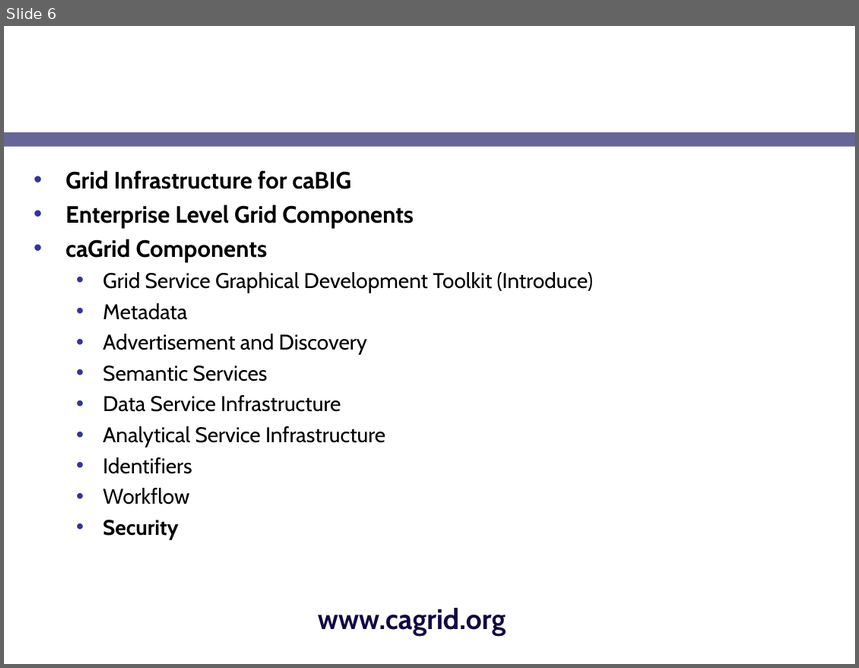
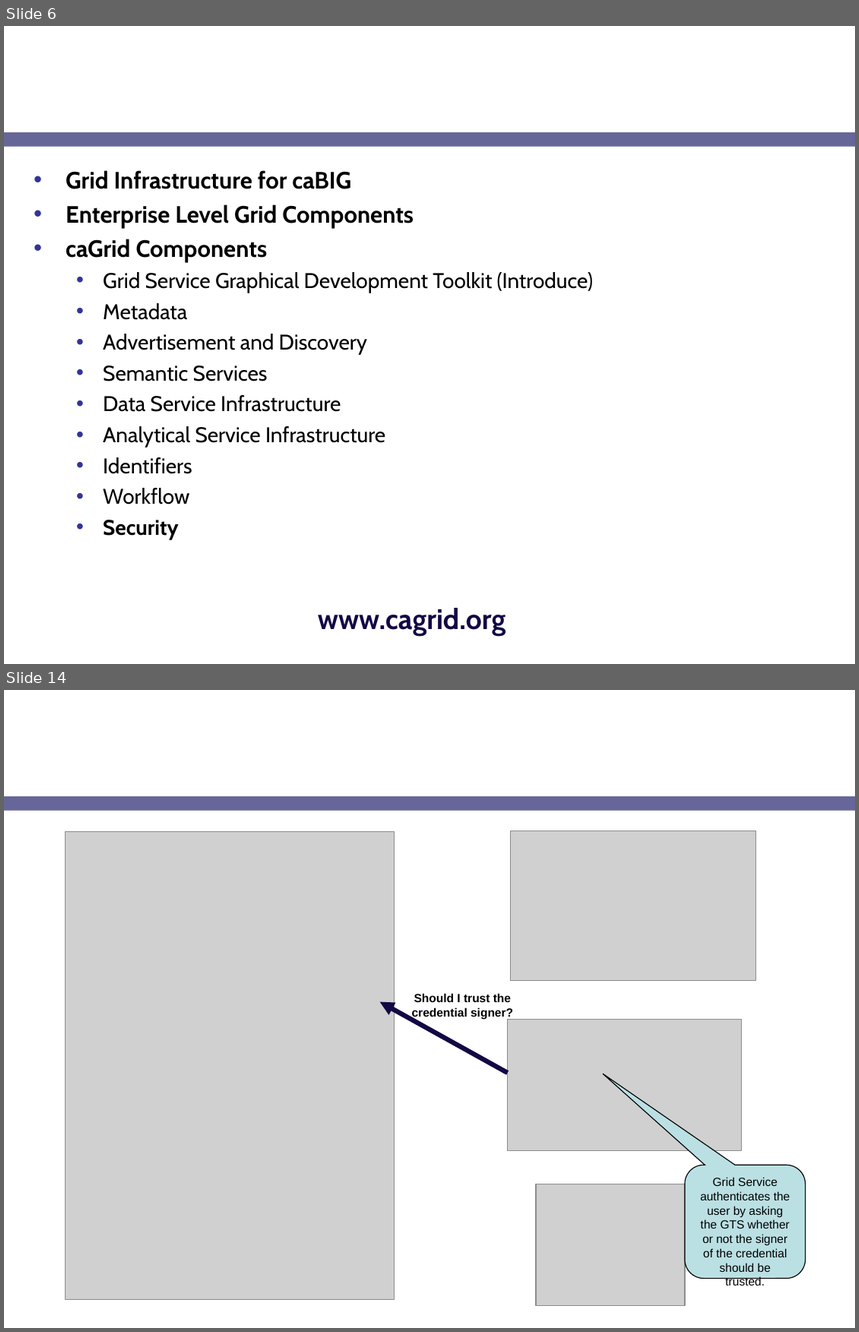
Before and after one commit to NCIP/cagrid-portal, a slide deck: cagrid-1-0/Documentation/presentations/security/gaards-ogf-19.ppt. Shown one above the other, each under a label of ours: slide 6 before the commit, slides 6 and 14 after it; the slides between them are not shown. The pictures are 859x668 and 859x1332 pixels, drawn with LibreOffice and Linux fonts; fonts in the diff are those of the drawing; grey boxes stand for pictures; background and template pictures are left out. Boxes give left, top, right and bottom in pixels: in the first picture for what was removed or moved away, otherwise in the second. Text is boxed around its words. In the diff, an @@ line names an element or a change of style, - is before the commit and + after.

```diff
--- a/cagrid-1-0/Documentation/presentations/security/gaards-ogf-19.ppt
+++ b/cagrid-1-0/Documentation/presentations/security/gaards-ogf-19.ppt
@@ slide 14 added at (4, 690, 855, 1328), background picture (left out); not listed: 1 template element that a slide beside it also shows @@
@@ title added at (32, 690, 671, 790), 24 pt, text #FFFFFF, bold @@
+GAARDS in Action
@@ picture added at (66, 832, 395, 1300) @@
@@ picture added at (510, 831, 756, 981) @@
@@ arrow added from (508, 1073) to (380, 1002), #130745 4 pt @@
@@ text added at (412, 992, 513, 1019), 10 pt, text #000000, bold @@
+Should I trust the
+credential signer?
@@ picture added at (508, 1019, 742, 1151) @@
@@ rounded speech box added at (685, 1165, 806, 1278), fill #BBE0E3, outline #000000 0.74 pt, 10 pt, text #000000 @@
+Grid Service authenticates the user by asking the GTS whether or not the signer of the credential should be trusted.
@@ picture added at (536, 1185, 685, 1306) @@
```
Also in this commit, not shown: 9 other slides added.
